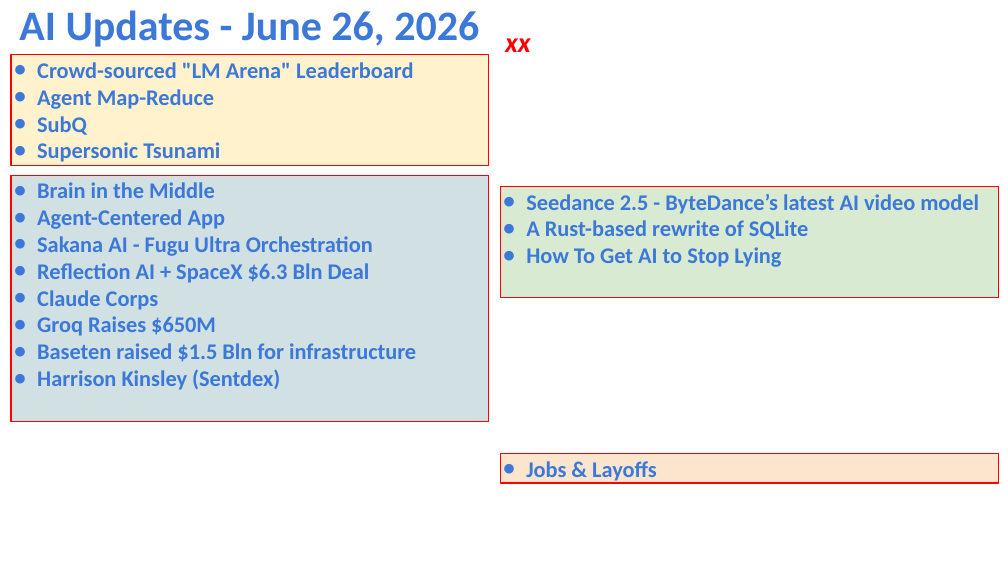
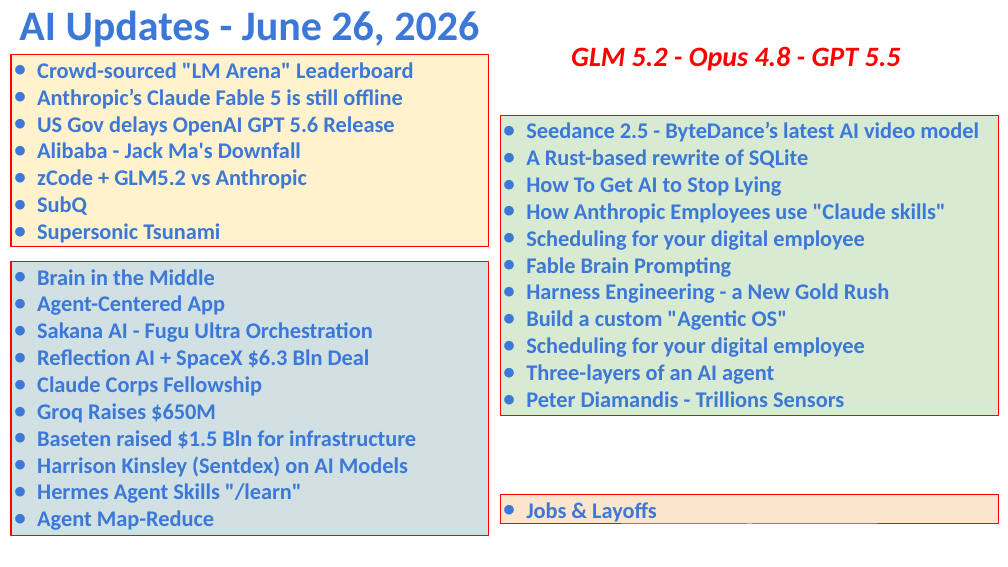
Before and after one commit to lselector/seminar, a slide deck: slide 1 of 2026/2026-06-26-AI-Updates.pptx. Drawn at 1008x567 pixels with LibreOffice and Linux fonts; fonts in the diff are those of the drawing. Boxes give left, top, right and bottom in pixels: in the first picture for what was removed or moved away, otherwise in the second. Text is boxed around its words. In the diff, an @@ line names an element or a change of style, - is before the commit and + after.

```diff
--- a/2026/2026-06-26-AI-Updates.pptx
+++ b/2026/2026-06-26-AI-Updates.pptx
@@ rectangle "Crowd-sourced "LM Arena" Leaderboard": place and size @@
-rectangle "Crowd-sourced "LM Arena" Leaderboard" at [11, 55, 489, 166]
+rectangle "Crowd-sourced "LM Arena" Leaderboard" at [11, 55, 489, 248]
@@ text at [571, 46, 901, 71]: text changed @@
-xx
+GLM 5.2 - Opus 4.8 - GPT 5.5
@@ text in rectangle at [37, 89, 402, 189]: text changed @@
-● Agent Map-Reduce
+● Anthropic’s Claude Fable 5 is still offline
+● US Gov delays OpenAI GPT 5.6 Release
+● Alibaba - Jack Ma's Downfall
+● zCode + GLM5.2 vs Anthropic
@@ rectangle "Seedance 2.5 - ByteDance’s latest ...": place and size @@
-rectangle "Seedance 2.5 - ByteDance’s latest ..." at [500, 186, 999, 297]
+rectangle "Seedance 2.5 - ByteDance’s latest ..." at [500, 115, 999, 415]
@@ text in rectangle at [526, 203, 946, 407]: paragraphs added @@
+● How Anthropic Employees use "Claude skills"
+● Scheduling for your digital employee
+● Fable Brain Prompting
+● Harness Engineering - a New Gold Rush
+● Build a custom "Agentic OS"
+● Scheduling for your digital employee
+● Three-layers of an AI agent
+● Peter Diamandis - Trillions Sensors
@@ rectangle "Brain in the Middle": place and size @@
-rectangle "Brain in the Middle" at [11, 175, 489, 421]
+rectangle "Brain in the Middle" at [11, 262, 489, 535]
@@ text in rectangle at [37, 376, 262, 396]: text changed @@
-● Claude Corps
+● Claude Corps Fellowship
@@ text in rectangle at [37, 456, 408, 530]: text changed @@
-● Harrison Kinsley (Sentdex)
+● Harrison Kinsley (Sentdex) on AI Models
+● Hermes Agent Skills "/learn"
+● Agent Map-Reduce
@@ rectangle "Jobs & Layoffs": place and size @@
-rectangle "Jobs & Layoffs" at [500, 454, 999, 483]
+rectangle "Jobs & Layoffs" at [500, 495, 999, 524]
```
Also in this commit, not shown: 6 other slides changed, 9 slides added.
